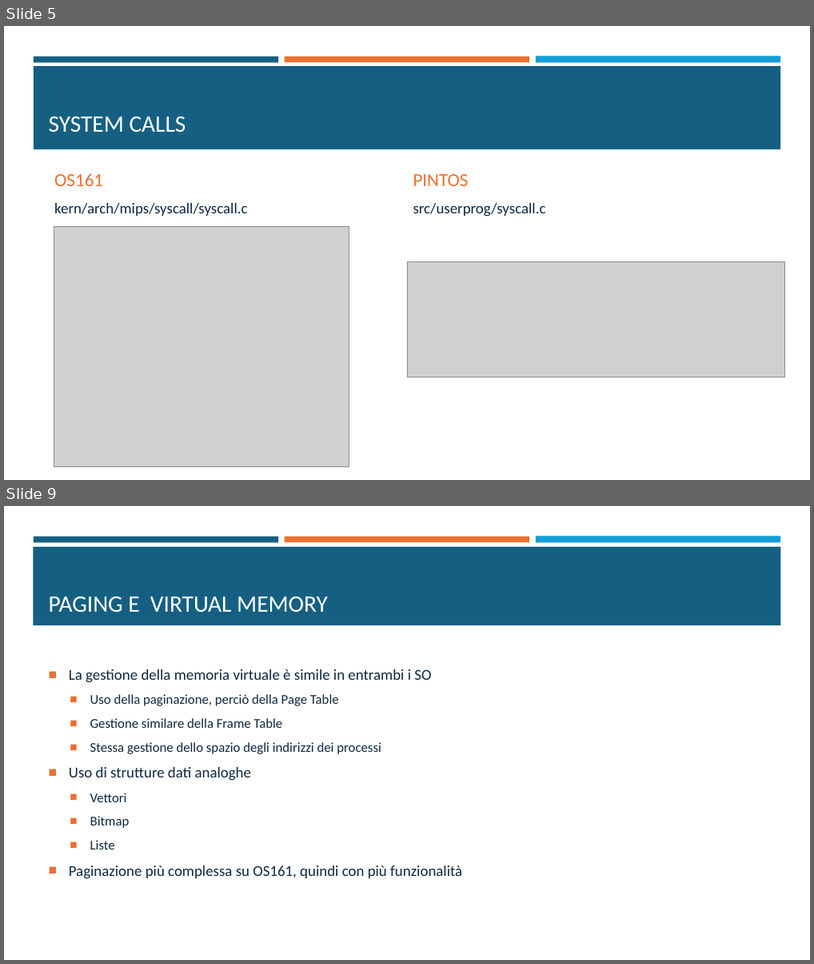
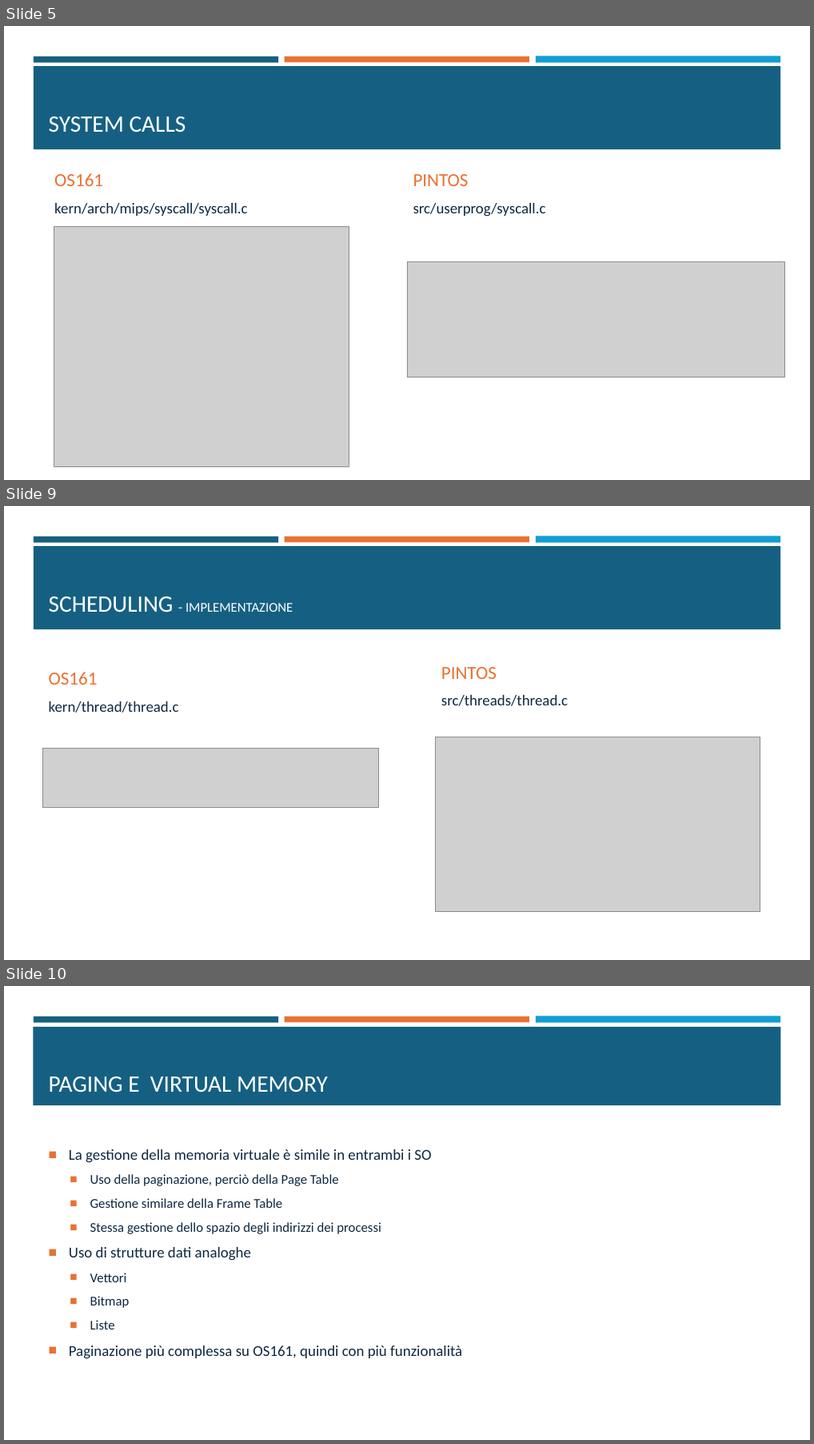
Before and after one commit to fraancyM/PintOS, a slide deck: Progetto_SO.pptx. Shown one above the other, each under a label of ours: slides 5 and 9 before the commit, slides 5, 9 and 10 after it; the slides between them are not shown. The pictures are 814x964 and 814x1444 pixels, drawn with LibreOffice and Linux fonts; fonts in the diff are those of the drawing; grey boxes stand for pictures. Boxes give left, top, right and bottom in pixels: in the first picture for what was removed or moved away, otherwise in the second. Text is boxed around its words. In the diff, an @@ line names an element or a change of style, - is before the commit and + after.

Commit message:
Modifiche in scheduling e finito ppt

```diff
--- a/Progetto_SO.pptx
+++ b/Progetto_SO.pptx
@@ slide 9 added at box(4, 506, 810, 960), background #FFFFFF; not listed: 4 template elements that a slide beside it also shows @@
@@ title added at box(49, 596, 293, 612), 16 pt, text #FFFFFF @@
+SCHEDULING - IMPLEMENTAZIONE
@@ text added at box(49, 672, 179, 712), 18 pt, text #0E2841 @@
+OS161
+kern/thread/thread.c
@@ text added at box(442, 667, 568, 706), 18 pt, text #0E2841 @@
+PINTOS
+src/threads/thread.c
@@ picture added at box(435, 737, 760, 912) @@
@@ picture added at box(42, 748, 379, 808) @@
@@ what was slide 9 is now slide 10 @@
```
Also in this commit, not shown: 2 slides changed, 1 other slide added, 1 slide removed, 2 other files.
